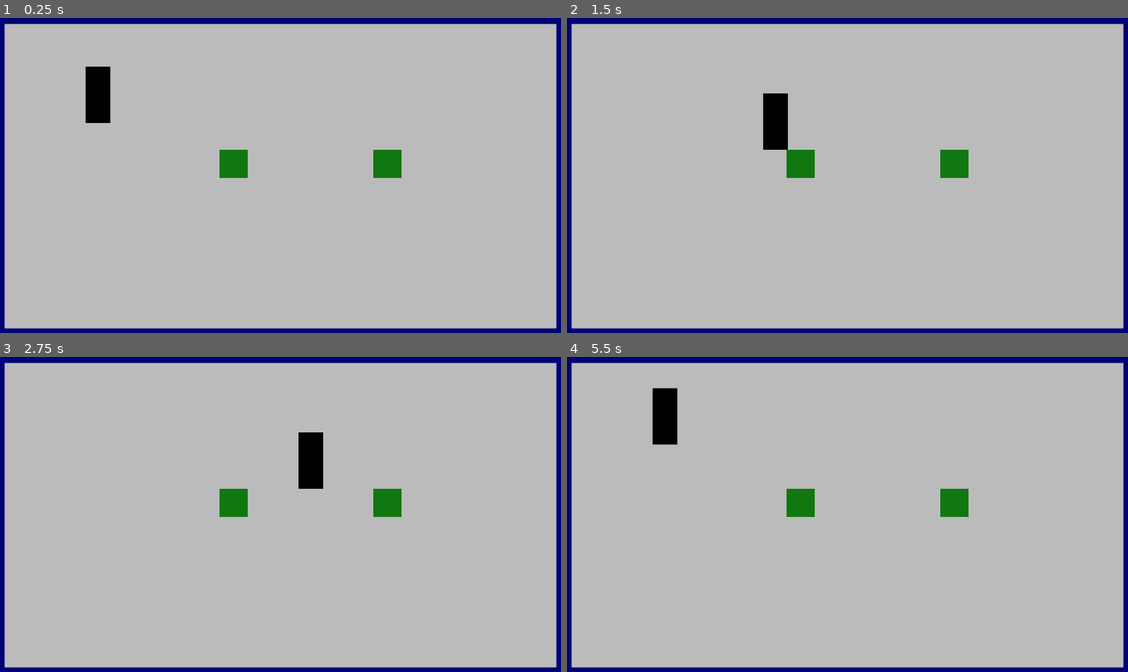
Above: before the commit, frames 1-4 (two rows, left to right).
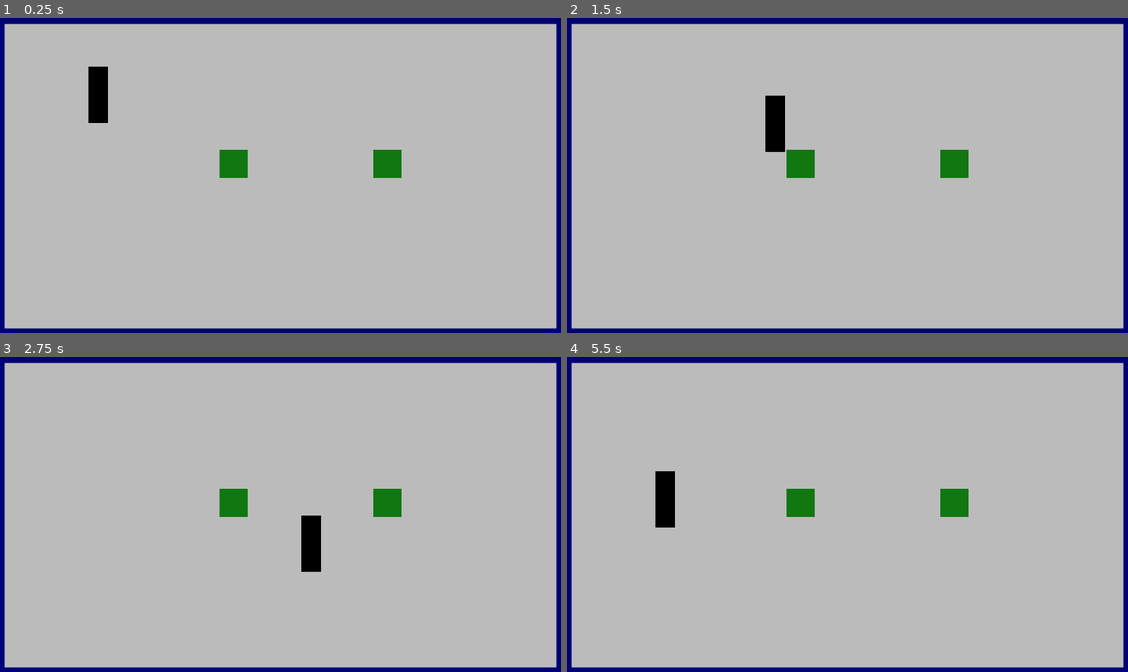
Above: after the commit, the same moments.

Repository: telmotrooper/goofy-demo
Game: Godot game, scene res://main.tscn
The game is run twice, just before and just after one commit, with the same random seed, the same clock (stepped at 60 frames per second) and the same inputs.
Inputs:
- Up to frame 1 (0.25 s): no input
- Up to frame 2 (1.5 s): tap Enter at 0.5 s; hold Right (ui_right) 0.53-1.28 s; tap Space (ui_select) at 0.77 s; hold Down (ui_down) from 1.28 s (still down)
- Up to frame 3 (2.75 s): tap Space (ui_select) at 1.52 s; release Down (ui_down) at 2.03 s; hold Right (ui_right) from 2.03 s (still down)
- Up to frame 4 (5.5 s): release Right (ui_right) at 2.78 s; hold Up (ui_up) 2.78-3.53 s; tap Space (ui_select) at 3.02, 3.77, 4.52 s; hold Left (ui_left) 3.53-5.03 s; hold Down (ui_down) from 5.03 s (still down)

The runs differ from the first frame. In frame 1, 0.2% of the frame differs, in the area x 15-20%, y 15-34%; in frame 2, 0.2%; in frame 3, 1.4%; in frame 4, 1.5%, in the area x 15-20%, y 9-55%.

Commit message:
Adjusting physics layers

Diff:
--- a/moving_block.tscn
+++ b/moving_block.tscn
@@ -8,7 +8,7 @@
 [node name="MovingBlock" type="CharacterBody2D"]
 scale = Vector2(3, 3)
 collision_layer = 2
-collision_mask = 3
+collision_mask = 7
 script = ExtResource("1_nmsdh")
 
 [node name="CollisionShape2D" type="CollisionShape2D" parent="."]
--- a/player/player.tscn
+++ b/player/player.tscn
@@ -3,17 +3,17 @@
 [ext_resource type="Script" path="res://player/player.gd" id="1_g3cum"]
 
 [sub_resource type="RectangleShape2D" id="RectangleShape2D_2im88"]
-size = Vector2(28, 32)
+size = Vector2(22, 32)
 
 [sub_resource type="RectangleShape2D" id="RectangleShape2D_wcbc7"]
-size = Vector2(26, 3)
+size = Vector2(20, 3)
 
 [sub_resource type="RectangleShape2D" id="RectangleShape2D_1oky3"]
 size = Vector2(3, 28)
 
 [node name="Player" type="CharacterBody2D"]
 scale = Vector2(3, 3)
-collision_mask = 2
+collision_mask = 6
 script = ExtResource("1_g3cum")
 
 [node name="CollisionShape2D" type="CollisionShape2D" parent="."]
@@ -26,9 +26,9 @@
 anchor_top = 0.5
 anchor_right = 0.5
 anchor_bottom = 0.5
-offset_left = -14.0
+offset_left = -11.0
 offset_top = -32.0
-offset_right = 14.0
+offset_right = 11.0
 offset_bottom = 32.0
 grow_horizontal = 2
 grow_vertical = 2
@@ -48,7 +48,7 @@
 collision_mask = 2
 
 [node name="CollisionShapeLeft" type="CollisionShape2D" parent="AreaLeft"]
-position = Vector2(-14, 14.3333)
+position = Vector2(-11, 14.3333)
 shape = SubResource("RectangleShape2D_1oky3")
 
 [node name="AreaRight" type="Area2D" parent="."]
@@ -56,5 +56,5 @@
 collision_mask = 2
 
 [node name="CollisionShapeRight" type="CollisionShape2D" parent="AreaRight"]
-position = Vector2(14, 14.3333)
+position = Vector2(11, 14.3333)
 shape = SubResource("RectangleShape2D_1oky3")
--- a/project.godot
+++ b/project.godot
@@ -24,3 +24,4 @@
 
 2d_physics/layer_1="Players"
 2d_physics/layer_2="Objects"
+2d_physics/layer_3="Walls"
--- a/wall.tscn
+++ b/wall.tscn
@@ -4,6 +4,8 @@
 size = Vector2(1920, 20)
 
 [node name="Wall" type="StaticBody2D"]
+collision_layer = 4
+collision_mask = 0
 
 [node name="CollisionShape2D" type="CollisionShape2D" parent="."]
 shape = SubResource("RectangleShape2D_e4sfw")
